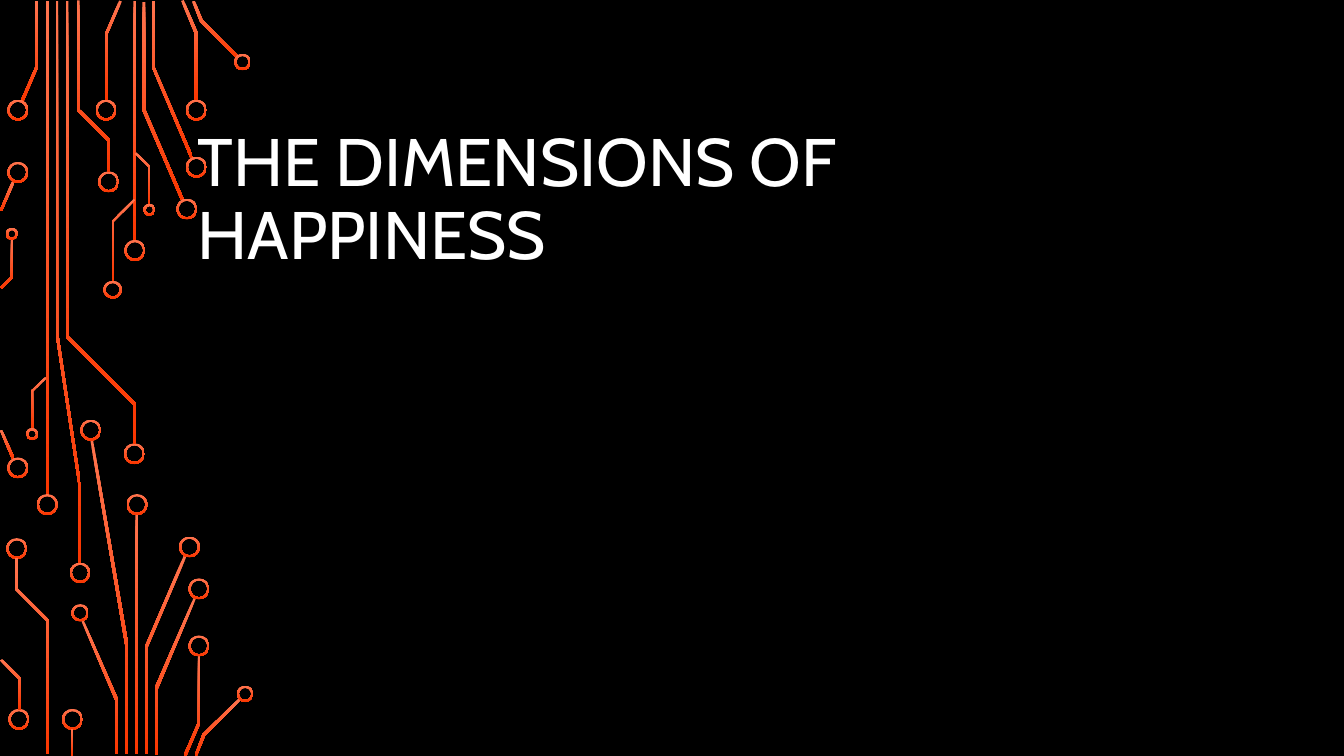
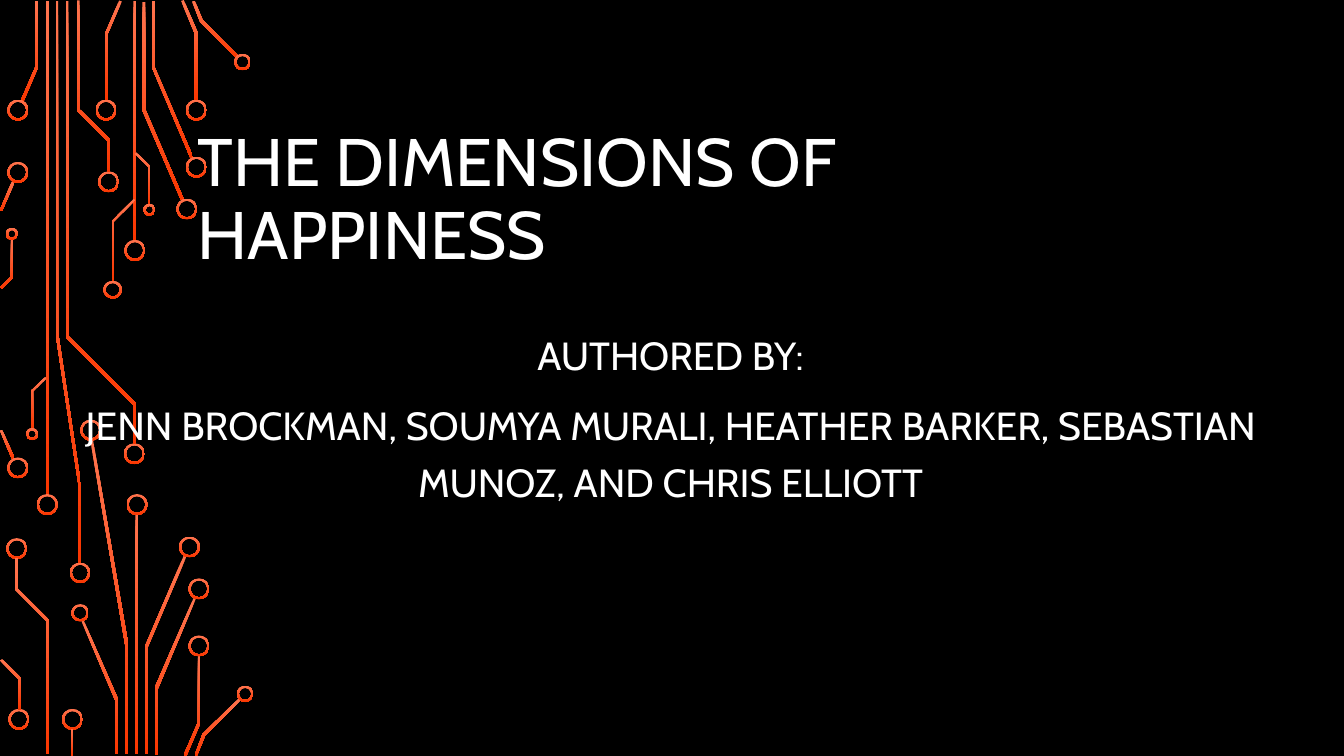
Before and after one commit to HBarker74582/Hap-Py, a slide deck: slide 1 of The Dimensions of Happiness.pptx. Drawn at 1344x756 pixels with LibreOffice and Linux fonts; fonts in the diff are those of the drawing; background and template pictures are left out. Boxes give left, top, right and bottom in pixels: in the first picture for what was removed or moved away, otherwise in the second. Text is boxed around its words. In the diff, an @@ line names an element or a change of style, - is before the commit and + after.

```diff
--- a/The Dimensions of Happiness.pptx
+++ b/The Dimensions of Happiness.pptx
@@ subtitle added at bbox=[86, 342, 1256, 501], 28 pt, text #FFFFFF @@
+AUTHORED BY:
+JENN BROCKMAN, SOUMYA MURALI, HEATHER BARKER, SEBASTIAN MUNOZ, AND CHRIS ELLIOTT
```
Also in this commit, not shown: 3 other slides changed, 1 slide added, 2 slides removed.
